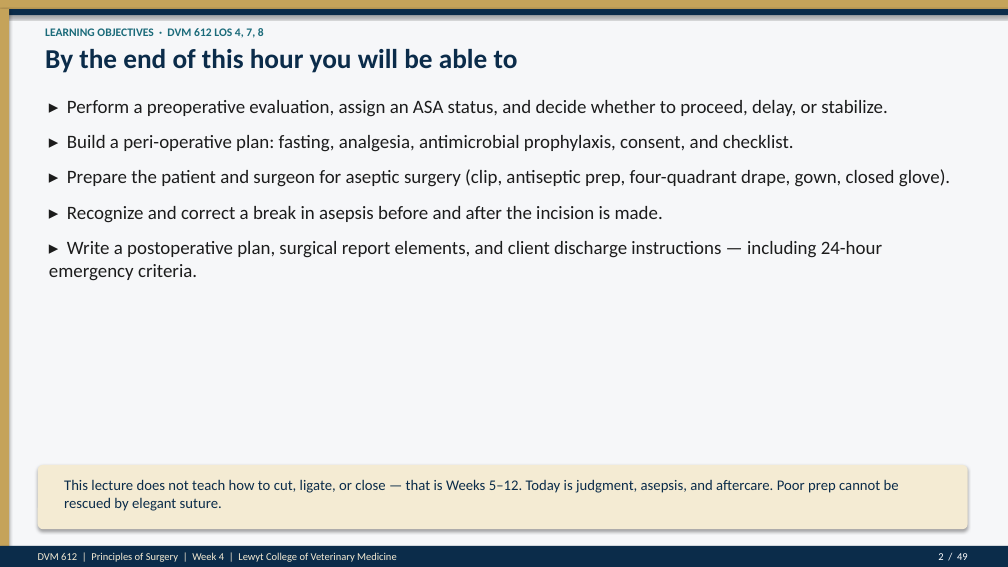
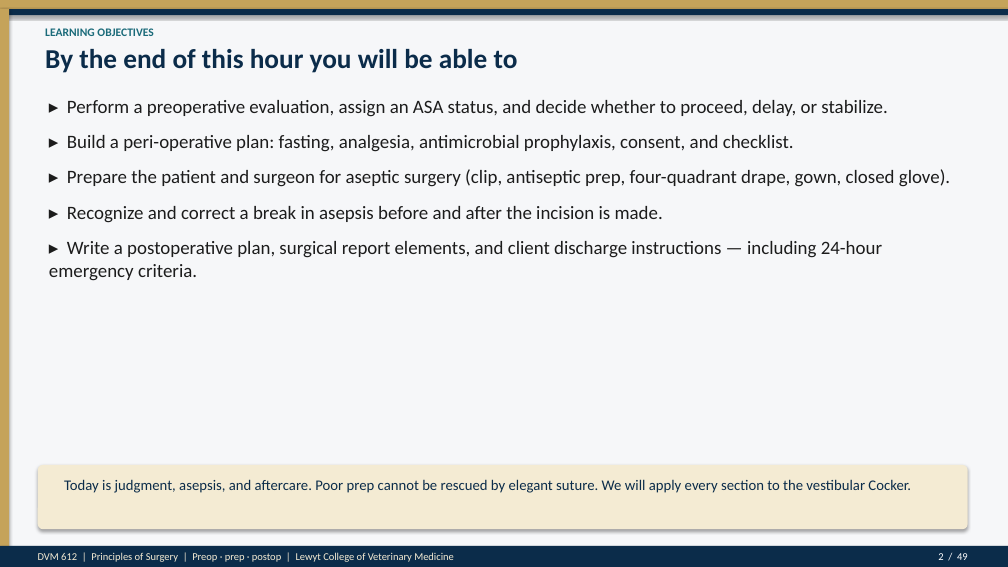
Before and after one commit to drkimvet/happycare, a slide deck: slide 2 of lectures/DVM-612_Week4_Preop_PatientPrep_Postop.pptx. Drawn at 1008x567 pixels with LibreOffice and Linux fonts; fonts in the diff are those of the drawing. Boxes give left, top, right and bottom in pixels: in the first picture for what was removed or moved away, otherwise in the second. Text is boxed around its words. In the diff, an @@ line names an element or a change of style, - is before the commit and + after.

```diff
--- a/lectures/DVM-612_Week4_Preop_PatientPrep_Postop.pptx
+++ b/lectures/DVM-612_Week4_Preop_PatientPrep_Postop.pptx
@@ text at (45, 28, 153, 36): text changed @@
-LEARNING OBJECTIVES · DVM 612 LOS 4, 7, 8
+LEARNING OBJECTIVES
@@ text at (64, 479, 911, 493): text changed @@
-This lecture does not teach how to cut, ligate, or close — that is Weeks 5–12. Today is judgment, asepsis, and aftercare. Poor prep cannot be rescued by elegant suture.
+Today is judgment, asepsis, and aftercare. Poor prep cannot be rescued by elegant suture. We will apply every section to the vestibular Cocker.
@@ text at (38, 552, 454, 562): text changed @@
-DVM 612 | Principles of Surgery | Week 4 | Lewyt College of Veterinary Medicine
+DVM 612 | Principles of Surgery | Preop · prep · postop | Lewyt College of Veterinary Medicine
```
Also in this commit, not shown: 45 other slides changed, 2 other files.
